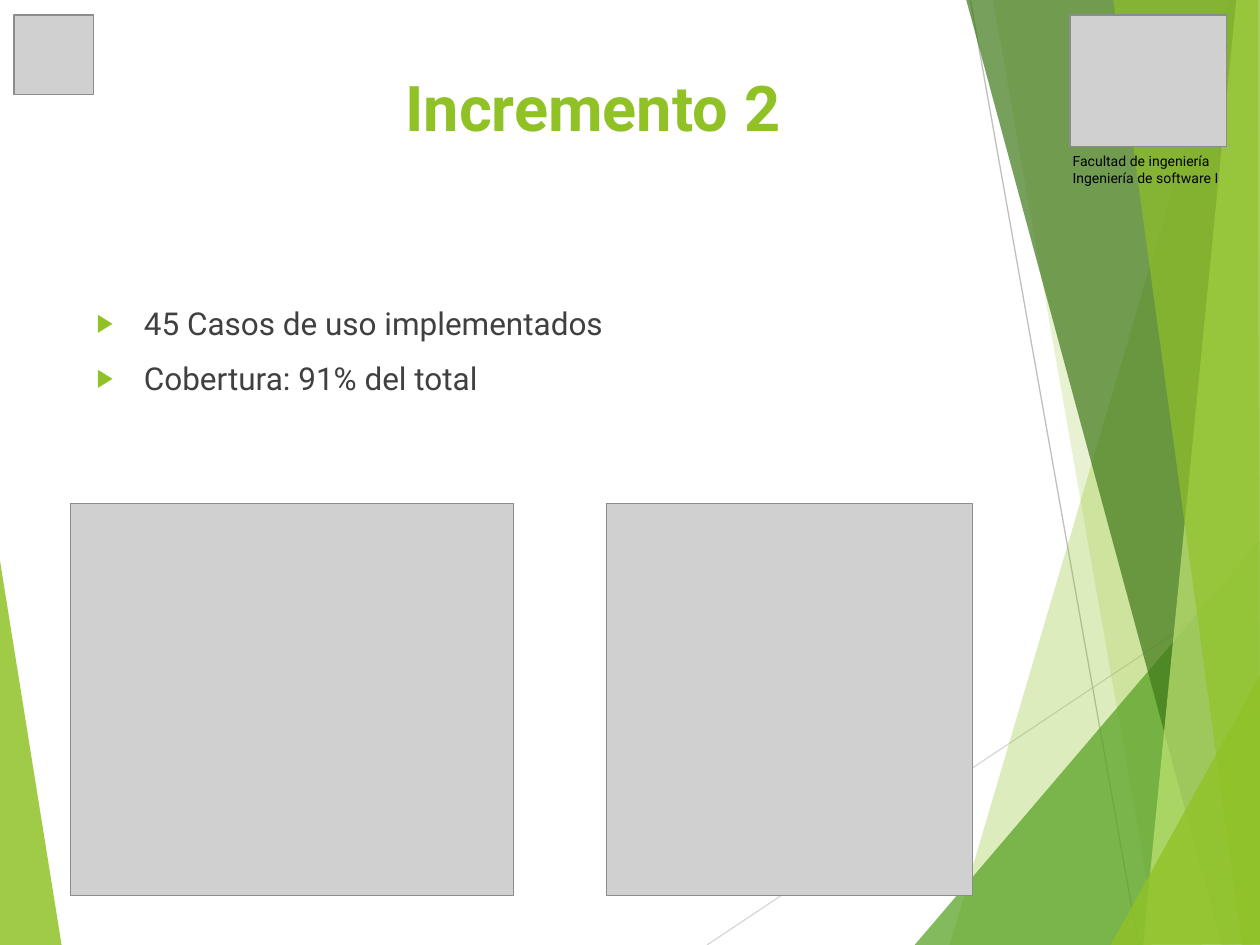
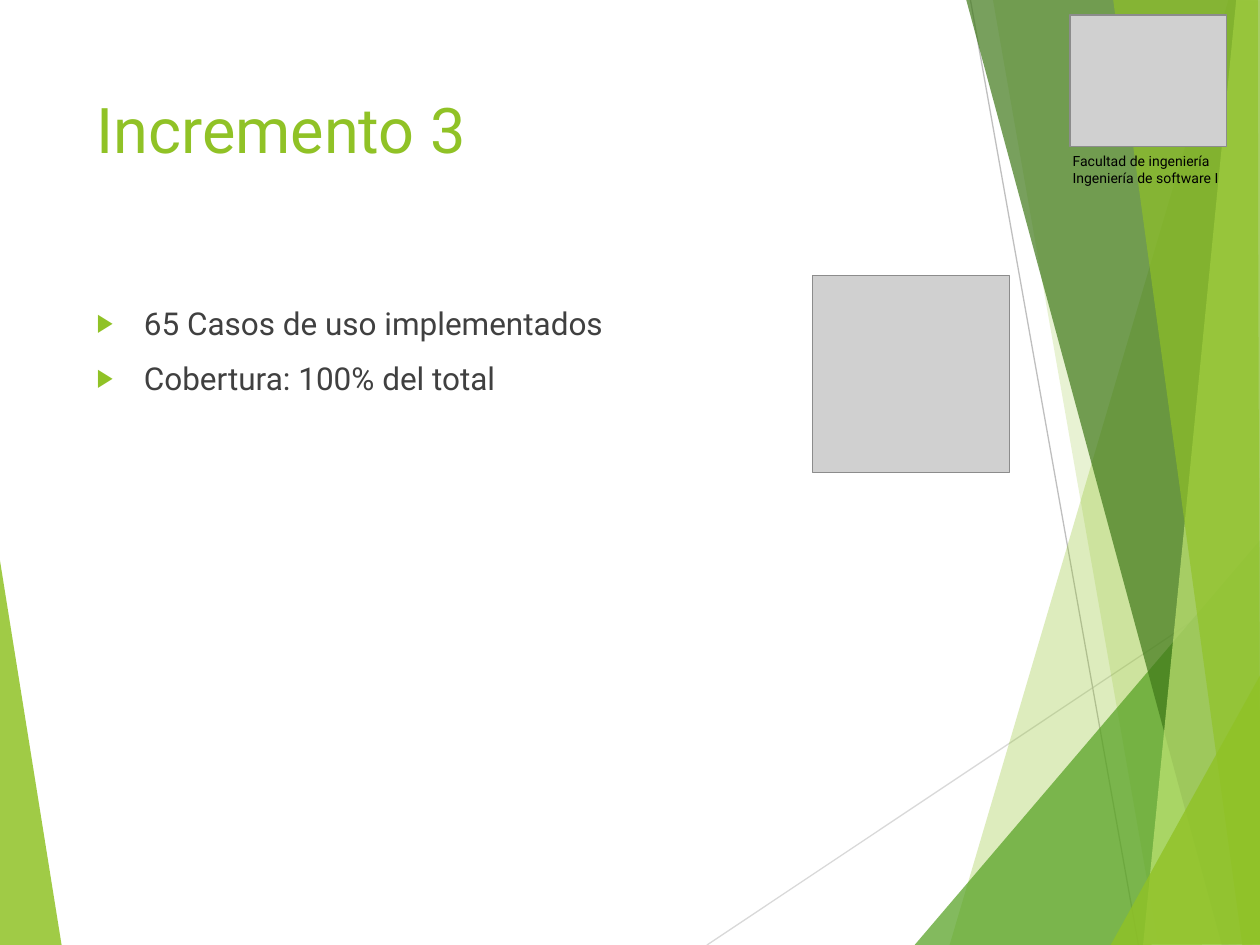
Before and after one commit to vixo23/ING-DE-SOFTWARE, a slide deck: slide 4 of INCREMENTO3/Ppt/PPt Tercer incremento scrum++.pptx. Drawn at 1260x945 pixels with LibreOffice and Linux fonts; fonts in the diff are those of the drawing; grey boxes stand for pictures. Boxes give left, top, right and bottom in pixels: in the first picture for what was removed or moved away, otherwise in the second. Text is boxed around its words. In the diff, an @@ line names an element or a change of style, - is before the commit and + after.

Commit message:
PPT incremento 3

```diff
--- a/INCREMENTO3/Ppt/PPt Tercer incremento scrum++.pptx
+++ b/INCREMENTO3/Ppt/PPt Tercer incremento scrum++.pptx
@@ title at (97,107,466,154): text changed; bold off @@
-Incremento 2
+Incremento 3
@@ picture: place and size @@
-picture at (14,15,93,94)
+picture at (813,276,1009,472)
@@ text at (144,311,602,391): text changed @@
-▶ 45 Casos de uso implementados
-▶ Cobertura: 91% del total
+▶ 65 Casos de uso implementados
+▶ Cobertura: 100% del total
@@ picture removed at (71,504,514,896) @@
@@ picture removed at (606,504,971,896) @@
```
Also in this commit, not shown: 9 other slides changed, 1 slide added, 1 slide removed.
